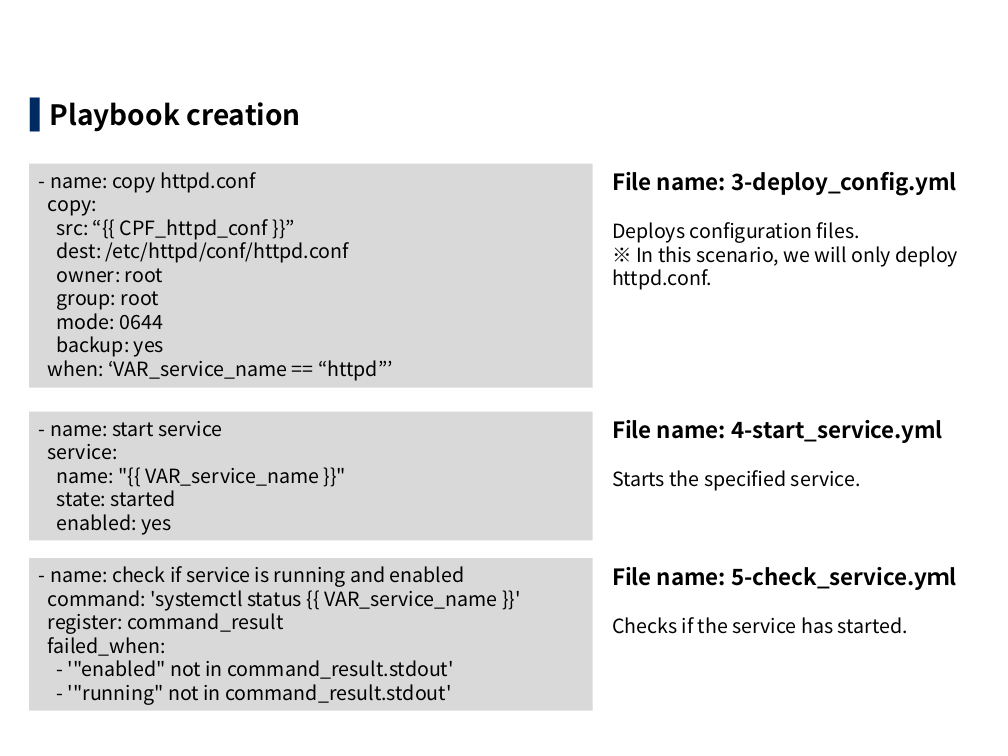
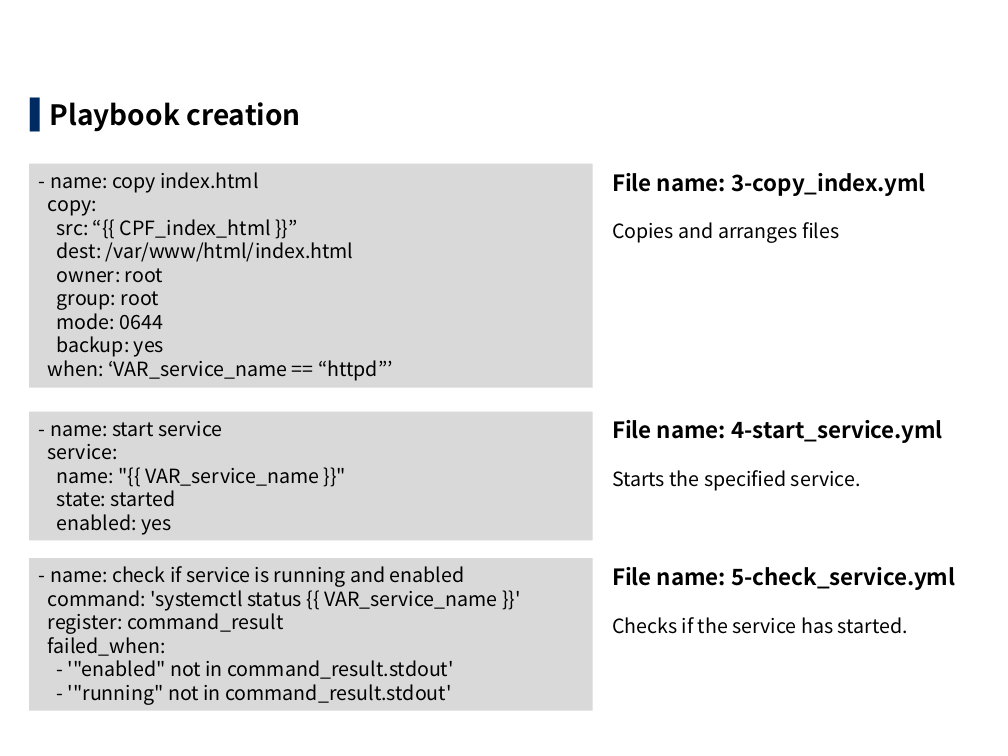
Before and after one commit to exastro-suite/it-automation-docs, a slide deck: slide 8 of asset/Learn/ITA-Ansible-Driver_en_practice.pptx. Drawn at 1008x756 pixels with LibreOffice and Linux fonts; fonts in the diff are those of the drawing; background and template pictures are left out. Boxes give left, top, right and bottom in pixels: in the first picture for what was removed or moved away, otherwise in the second. Text is boxed around its words. In the diff, an @@ line names an element or a change of style, - is before the commit and + after.

```diff
--- a/asset/Learn/ITA-Ansible-Driver_en_practice.pptx
+++ b/asset/Learn/ITA-Ansible-Driver_en_practice.pptx
@@ text in rectangle at bbox=[50, 172, 258, 193]: text changed @@
-- name: copy httpd.conf
+- name: copy index.html
@@ text at bbox=[612, 173, 926, 243]: text changed; size 14 to 16 pt; bold on @@
-File name: 3-deploy_config.yml
-Deploys configuration files.
-※ In this scenario, we will only deploy httpd.conf.
+File name: 3-copy_index.yml
+Copies and arranges files
@@ text in rectangle at bbox=[57, 215, 354, 310]: text changed @@
-src: “{{ CPF_httpd_conf }}”
-dest: /etc/httpd/conf/httpd.conf
-owner: root
-group: root
+src: “{{ CPF_index_html }}”
+dest: /var/www/html/index.html
+owner: root
+group: root
@@ text at bbox=[612, 567, 955, 590]: text changed @@
-File name: 5-check_service.yｍl
+File name: 5-check_service.yml
```
Also in this commit, not shown: 53 other slides changed, 3 slides added, 1 slide removed, 11 other files.
